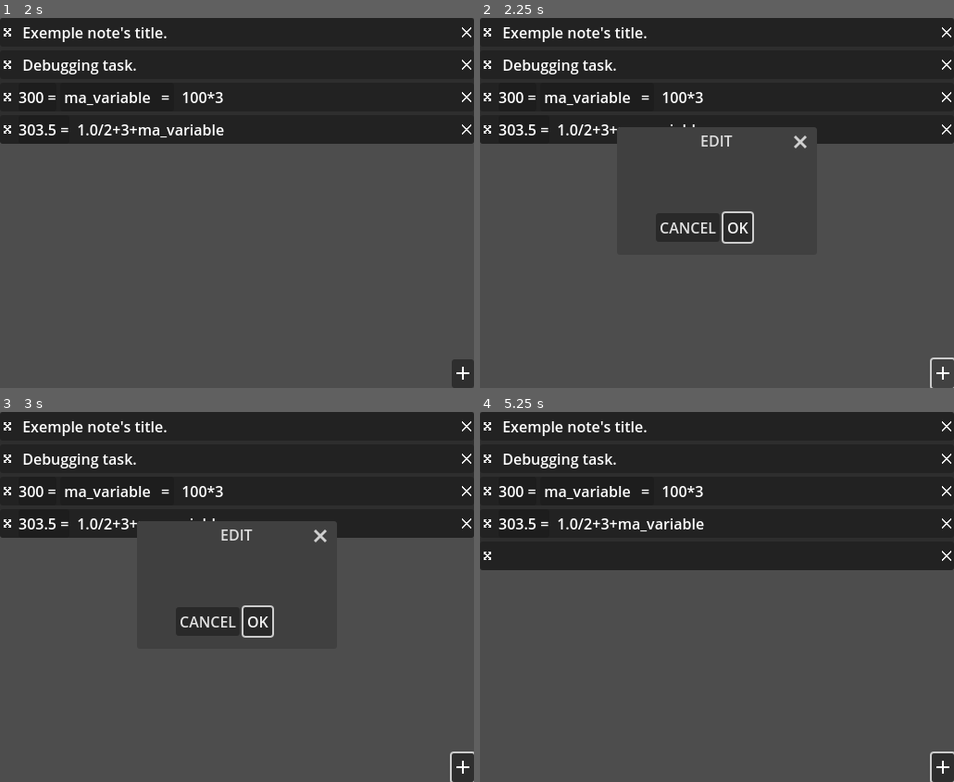
Above: before the commit, frames 1-4 (two rows, left to right).
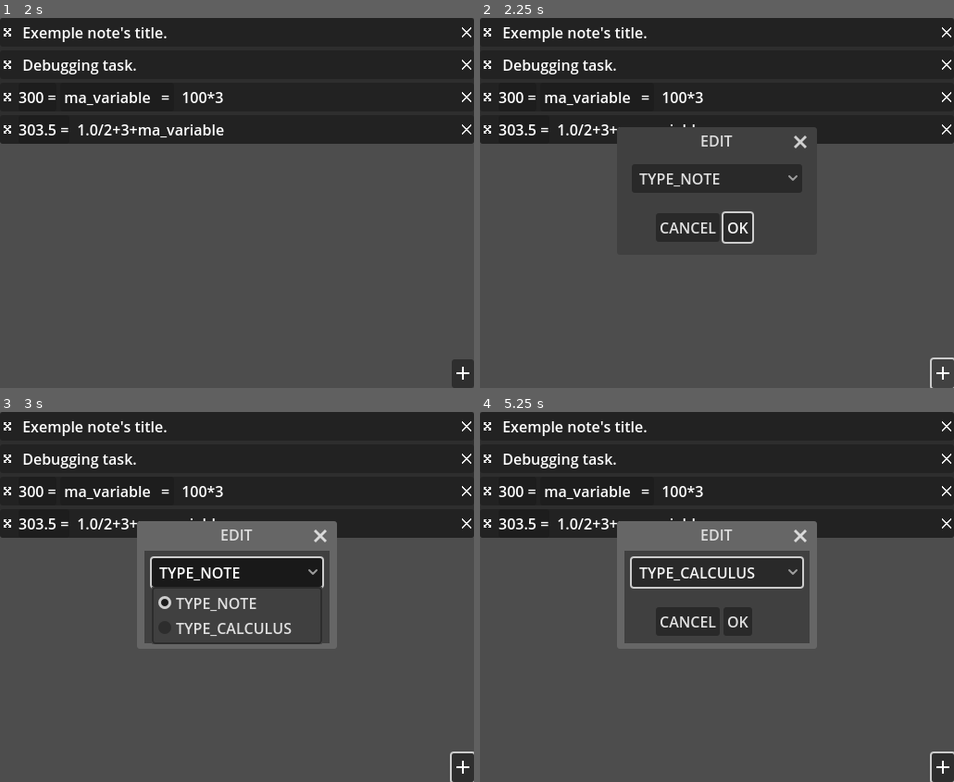
Above: after the commit, the same moments.

Repository: xorblo-doitus/Bloc-notes-plus-plus
Game: Godot game, scene res://src/app/main.tscn
Same seed, same stepped clock (60 frames per second), same inputs: the game is played once before the commit and once after it. The engine's default icon, where the game draws it, is replaced by a stand-in: a white triangle on a blue panel in a dark square.
Inputs (mouse positions are in pixels of both pictures, inside the frame that each line leads up to):
- Up to frame 1 (2 s): click (9, 32) at 0.52 s; click (9, 32) at 1.27 s
- Up to frame 2 (2.25 s): click (944, 373) at 2 s
- Up to frame 3 (3 s): click (237, 571) at 2.75 s, where only the run after the commit has a clickable "TYPE_NOTE"
- Up to frame 4 (5.25 s): click "OK" at 3.5 s; click (717, 571) at 4.25 s, where only the run after the commit has a clickable "TYPE_CALCULUS"; click (735, 622) at 5 s, where only the run after the commit has a clickable "OK"

Frame 1 is identical in both runs. In frame 2, 0.2% of the frame differs, in the area x 33-67%, y 42-46%; in frame 3, 8.5%; in frame 4, 14%, in the area x 0-100%, y 29-64%.

Commit message:
User can now select the type of note created

Diff:
--- a/src/gui/user_input/note_edition/builder_gui/builder_gui.gd
+++ b/src/gui/user_input/note_edition/builder_gui/builder_gui.gd
@@ -3,6 +3,12 @@
 
 
 signal finished()
+
+
+static var _TYPE_IDS = [
+	Note,
+	Calculus,
+]
 
 
 ## A reference to the default packed scene associated with this class
@@ -47,6 +53,9 @@
 		update()
 
 
+@onready var type_selector: OptionButton = %TypeSelector
+
+
 #func _init() -> void:
 	#transient = true
 	#exclusive = true
@@ -65,8 +74,16 @@
 
 
 func update() -> void:
-	pass
+	if not is_node_ready():
+		ready.connect(update, CONNECT_ONE_SHOT)
+		return
+
+	type_selector.selected = _TYPE_IDS.find(builder.type)
 
 
 func _finish() -> void:
 	finished.emit()
+
+
+func _on_type_selector_item_selected(index: int) -> void:
+	builder.type = _TYPE_IDS[index]
--- a/src/gui/user_input/note_edition/builder_gui/builder_gui.tscn
+++ b/src/gui/user_input/note_edition/builder_gui/builder_gui.tscn
@@ -10,6 +10,22 @@
 cancel_button_text = "CANCEL"
 script = ExtResource("1_3f32s")
 
+[node name="VBoxContainer" type="VBoxContainer" parent="."]
+offset_left = 8.0
+offset_top = 8.0
+offset_right = 192.0
+offset_bottom = 51.0
+
+[node name="TypeSelector" type="OptionButton" parent="VBoxContainer"]
+unique_name_in_owner = true
+layout_mode = 2
+item_count = 2
+popup/item_0/text = "TYPE_NOTE"
+popup/item_0/id = 0
+popup/item_1/text = "TYPE_CALCULUS"
+popup/item_1/id = 1
+
 [connection signal="canceled" from="." to="." method="_finish"]
 [connection signal="confirmed" from="." to="." method="_finish"]
 [connection signal="custom_action" from="." to="." method="_finish" unbinds=1]
+[connection signal="item_selected" from="VBoxContainer/TypeSelector" to="." method="_on_type_selector_item_selected"]
